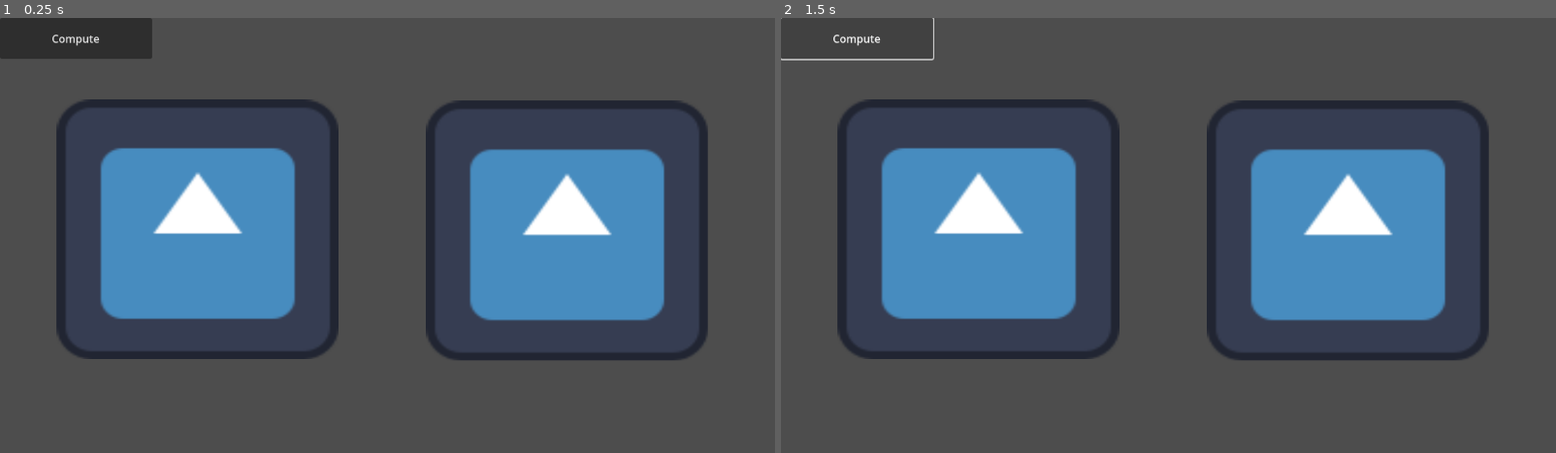
Above: before the commit, frames 1-2 (left to right).
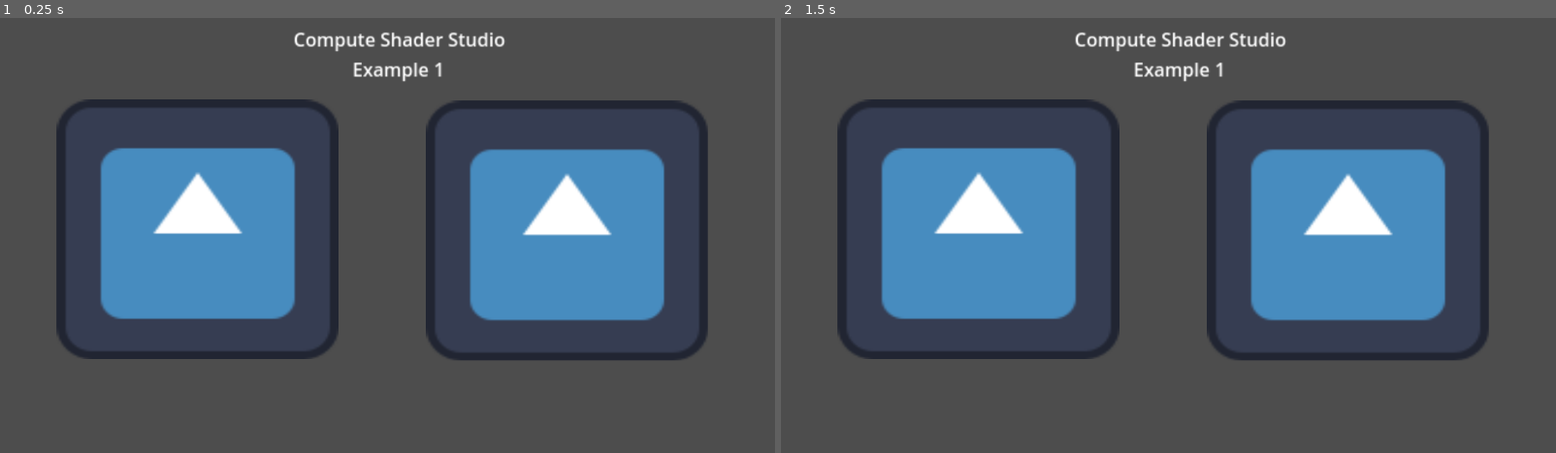
Above: after the commit, the same moments.

Repository: pascal-ballet/ComputeShaderStudio
Game: Godot game, scene res://example_1.tscn
Same seed, same stepped clock (60 frames per second), same inputs: the game is played once before the commit and once after it. Before the commit the project starts from res://comp_shad_studio_ex1.tscn. The engine's default icon, where the game draws it, is replaced by a stand-in: a white triangle on a blue panel in a dark square.
Inputs (mouse positions are in pixels of both pictures, inside the frame that each line leads up to):
- Up to frame 1 (0.25 s): no input
- Up to frame 2 (1.5 s): click (858, 39) at 0.5 s, where only the run before the commit has a clickable "Compute"; click (858, 39) at 1.25 s, where only the run before the commit has a clickable "Compute"

The runs differ from the first frame. In frame 1, 2.5% of the frame differs, in the area x 0-66%, y 0-15%; in frame 2, 0.9%.
Error before the commit: Cannot call method 'storage_buffer_create' on a null value. (res://ComputeShaderStudio.gd:251)

Commit message:
Example 1, 2 ok. Example 3 (Game Of Life) in progress

Diff:
--- a/comp_shad_studio_ex1.tscn
+++ /dev/null
@@ -1,31 +0,0 @@
-[gd_scene load_steps=3 format=3 uid="uid://ddr6qtwy1pesd"]
-
-[ext_resource type="Script" path="res://ComputeShaderStudio.gd" id="1_1q03e"]
-[ext_resource type="Texture2D" uid="uid://demftcowdd5c6" path="res://icon.svg" id="2_unia6"]
-
-[node name="CompShadStudioEx1" type="Node2D"]
-
-[node name="ComputeShaderStudio2D" type="Node" parent="." node_paths=PackedStringArray("data")]
-script = ExtResource("1_1q03e")
-data = [NodePath("../Matrix1"), NodePath("../Matrix2")]
-
-[node name="Matrix1" type="Sprite2D" parent="."]
-position = Vector2(294, 315)
-scale = Vector2(3.27344, 3.02344)
-texture = ExtResource("2_unia6")
-
-[node name="Matrix2" type="Sprite2D" parent="."]
-position = Vector2(843, 317)
-scale = Vector2(3.27344, 3.02344)
-texture = ExtResource("2_unia6")
-
-[node name="Button" type="Button" parent="."]
-offset_right = 226.0
-offset_bottom = 61.0
-text = "Compute"
-
-[node name="Label" type="Label" parent="."]
-offset_right = 40.0
-offset_bottom = 23.0
-
-[connection signal="pressed" from="Button" to="ComputeShaderStudio2D" method="_on_button_pressed"]
--- a/ComputeShaderStudio.gd
+++ b/compute_shader_studio_2d.gd
@@ -14,8 +14,35 @@
 #   uint step    : time step of the execution. Incresed by 1 after nb_passes
 #  uint nb_passes: the number of passes your code needs to work
 #  uint current_pass: which pass is currently executed (one pass per frame)
-var nb_passes		: int = 1
-var GLSL_main = """
+
+#region ComputeShaderStudio
+
+var GLSL_header = """
+#version 450
+
+// Invocations in the (x, y, z) dimension
+layout(local_size_x = 8, local_size_y = 8, local_size_z = 1) in;
+
+// Bindings to the buffers we create in our script
+layout(binding = 0) buffer Params {
+	int step;
+	int current_pass;
+};
+
+"""
+## Print the current step.
+@export var print_step:bool = false
+## Print the current pass.
+@export var print_passes:bool = false
+## Print in Output all the generated code.
+## Can be usefull for debugging.
+@export var print_generated_code:bool = false
+## Do not execute compute shader at launch.
+@export var pause:bool = false
+## Number of passes (synchronized code) needed.
+@export var nb_passes		: int = 1
+## Write your GLSL code here
+@export_multiline var GLSL_code : String = """
 // Write your code HERE
 void main() {
 	uint x = gl_GlobalInvocationID.x;
@@ -25,55 +52,6 @@
 	data_1[p] = 0xFF0000AA + int( 1.0 + 99999.9*sin(float(x+float(step+y))/1000.0));
 }
 """
-
-
-
-
-
-
-
-
-
-
-
-
-
-
-
-
-
-
-
-
-
-
-
-
-
-#region ComputeShaderStudio
-
-var GLSL_header = """
-#version 450
-
-// Invocations in the (x, y, z) dimension
-layout(local_size_x = 8, local_size_y = 8, local_size_z = 1) in;
-
-// Bindings to the buffers we create in our script
-layout(binding = 0) buffer Params {
-	int step;
-	int current_pass;
-};
-
-"""
-## Print the current step.
-@export var print_step:bool = false
-## Print the current pass.
-@export var print_passes:bool = false
-## Print in Output all the generated code.
-## Can be usefull for debugging.
-@export var print_generated_code:bool = false
-## Do not launch compute shader at launch.
-@export var pause:bool = false
 ## Drag and drop your Sprite2D here.
 @export var data:Array[Sprite2D]
 
@@ -123,13 +101,13 @@
 };
 
 """
-	var GLSL_code : String = GLSL_header + GLSL_main
+	var GLSL_all : String = GLSL_header + GLSL_code
 	if print_generated_code == true:
-		print(GLSL_code)
+		print(GLSL_all)
 
 	# Compile the shader by passing a string
 	var shader_src := RDShaderSource.new()
-	shader_src.set_stage_source(RenderingDevice.SHADER_STAGE_COMPUTE, GLSL_code)
+	shader_src.set_stage_source(RenderingDevice.SHADER_STAGE_COMPUTE, GLSL_all)
 	var shader_spirv := rd.shader_compile_spirv_from_source(shader_src)
 
 	var err:String=shader_spirv.compile_error_compute
@@ -259,8 +237,4 @@
 	uniform_set = rd.uniform_set_create(bindings, shader, 0)
 	# Note: when changing the uniform set, use the same bindings Array (do not create a new Array)
 
-func _on_button_pressed():
-	compute()
-	display_all_values()
-
 #endregion
--- /dev/null
+++ b/compute_shader_studio_2d.tscn
@@ -0,0 +1,7 @@
+[gd_scene load_steps=2 format=3 uid="uid://ddmt23as1xe6w"]
+
+[ext_resource type="Script" path="res://compute_shader_studio_2d.gd" id="1_cqcl2"]
+
+[node name="ComputeShaderStudio2D" type="Node" node_paths=PackedStringArray("data")]
+script = ExtResource("1_cqcl2")
+data = [null, null]
--- /dev/null
+++ b/example_1.tscn
@@ -0,0 +1,30 @@
+[gd_scene load_steps=3 format=3 uid="uid://ddr6qtwy1pesd"]
+
+[ext_resource type="PackedScene" uid="uid://ddmt23as1xe6w" path="res://compute_shader_studio_2d.tscn" id="1_ue8ka"]
+[ext_resource type="Texture2D" uid="uid://demftcowdd5c6" path="res://icon.svg" id="2_m0ywc"]
+
+[node name="CompShadStudioEx1" type="Node2D"]
+
+[node name="ComputeShaderStudio2D" parent="." node_paths=PackedStringArray("data") instance=ExtResource("1_ue8ka")]
+data = [NodePath("../Matrix1"), NodePath("../Matrix2")]
+
+[node name="Matrix1" type="Sprite2D" parent="."]
+position = Vector2(294, 315)
+scale = Vector2(3.27344, 3.02344)
+texture = ExtResource("2_m0ywc")
+
+[node name="Matrix2" type="Sprite2D" parent="."]
+position = Vector2(843, 317)
+scale = Vector2(3.27344, 3.02344)
+texture = ExtResource("2_m0ywc")
+
+[node name="Label" type="Label" parent="."]
+offset_left = 395.0
+offset_top = 3.0
+offset_right = 626.0
+offset_bottom = 62.0
+scale = Vector2(1.72, 1.72)
+text = "Compute Shader Studio
+Example 1"
+horizontal_alignment = 1
+vertical_alignment = 1
--- /dev/null
+++ b/example_2.tscn
@@ -0,0 +1,56 @@
+[gd_scene load_steps=3 format=3 uid="uid://cotswmubn7uvm"]
+
+[ext_resource type="PackedScene" uid="uid://ddmt23as1xe6w" path="res://compute_shader_studio_2d.tscn" id="1_kgtyl"]
+[ext_resource type="Texture2D" uid="uid://demftcowdd5c6" path="res://icon.svg" id="2_dhtca"]
+
+[node name="Example2" type="Node2D"]
+
+[node name="ComputeShaderStudio2D" parent="." node_paths=PackedStringArray("data") instance=ExtResource("1_kgtyl")]
+GLSL_code = "// Write your GLSL code HERE
+void main() {
+    uint x = gl_GlobalInvocationID.x;
+    uint y = gl_GlobalInvocationID.y;
+    uint p = x + y * WSX;
+    int opacity = 0xFF000000 ;
+    int blue = 0x550000;
+    int green = 0x3300;
+    int red = int(y*2) ;
+    data_0[p] = opacity+blue+green+red;
+}
+"
+data = [NodePath("../Sprite2D")]
+
+[node name="Sprite2D" type="Sprite2D" parent="."]
+position = Vector2(847, 361)
+scale = Vector2(4.42, 4.42)
+texture = ExtResource("2_dhtca")
+
+[node name="Label" type="Label" parent="."]
+offset_left = 371.0
+offset_top = 3.0
+offset_right = 647.0
+offset_bottom = 43.0
+scale = Vector2(1.72, 1.72)
+text = "Compute Shader Studio - Example 2"
+horizontal_alignment = 1
+vertical_alignment = 1
+
+[node name="Label2" type="Label" parent="."]
+offset_left = 29.0
+offset_top = 113.0
+offset_right = 336.0
+offset_bottom = 420.0
+scale = Vector2(1.72, 1.72)
+text = "// Write your GLSL code HERE
+void main() {
+    uint x = gl_GlobalInvocationID.x;
+    uint y = gl_GlobalInvocationID.y;
+    uint p = x + y * WSX;
+    int opacity = 0xFF000000 ;
+    int blue = 0x550000;
+    int green = 0x3300;
+    int red = int(y*2) ;
+    data_0[p] = opacity+blue+green+red;
+}
+"
+vertical_alignment = 1
--- /dev/null
+++ b/example_3.tscn
@@ -0,0 +1,72 @@
+[gd_scene load_steps=3 format=3 uid="uid://cmucgsppcoo5e"]
+
+[ext_resource type="PackedScene" uid="uid://ddmt23as1xe6w" path="res://compute_shader_studio_2d.tscn" id="1_hxmyd"]
+[ext_resource type="Texture2D" uid="uid://demftcowdd5c6" path="res://icon.svg" id="2_4iker"]
+
+[node name="CompShadStudioEx3" type="Node2D"]
+
+[node name="Label" type="Label" parent="."]
+offset_left = 395.0
+offset_top = 3.0
+offset_right = 626.0
+offset_bottom = 62.0
+scale = Vector2(1.72, 1.72)
+text = "Compute Shader Studio
+Example 3: Game Of Life"
+horizontal_alignment = 1
+vertical_alignment = 1
+
+[node name="ComputeShaderStudio2D" parent="." node_paths=PackedStringArray("data") instance=ExtResource("1_hxmyd")]
+GLSL_code = "
+// Write your code HERE
+#define ALIVE 0xFFFFFFFF
+#define DEAD 0x00000000
+
+void main() {
+	uint x = gl_GlobalInvocationID.x;
+	uint y = gl_GlobalInvocationID.y;
+	uint p = x + y * WSX;
+	if ( step == 0 ) { // initialisation ************************
+		data_1[p] = 0 ;
+		if (data_0[p] < 0 ||  x==0 || y==0 || x==WSX-1 || y==WSY-1)
+			data_0[p] = DEAD ;
+		else
+			data_0[p] = ALIVE ;
+	} else { // in process *********************************
+
+	}
+}
+
+void compute_next_step(uint x, uint y, uint p) {
+		if ( x > 0 && y > 0 && x < WSX-1 && y < WSY - 1) { // in sandbox
+			uint n = 0 ; // Number of living neighbors
+			for (uint i = x-1; i <= x+1; i++) {
+				for (uint j = y-1; j <= y+1; j++) {
+					uint k = i + j * WSX;
+					if (k != p && data_0[p] == ALIVE )
+						n++;
+				}
+			}
+			if (data_0[p] == DEAD) {
+				if ( n == 2)
+					data_1[p] = ALIVE; // Birth
+				else
+					data_1[p] = DEAD; // Remains dead
+			} else { // ALIVE
+				data_1[p] = ALIVE;
+				if (n <=1 || n >= 3)
+					data_1[p] = DEAD;
+			}
+		}
+}"
+data = [NodePath("../Matrix1"), NodePath("../Matrix2")]
+
+[node name="Matrix1" type="Sprite2D" parent="."]
+position = Vector2(294, 315)
+scale = Vector2(3.27344, 3.02344)
+texture = ExtResource("2_4iker")
+
+[node name="Matrix2" type="Sprite2D" parent="."]
+position = Vector2(843, 317)
+scale = Vector2(3.27344, 3.02344)
+texture = ExtResource("2_4iker")
--- a/project.godot
+++ b/project.godot
@@ -11,6 +11,6 @@
 [application]
 
 config/name="compute_shader_studio"
-run/main_scene="res://comp_shad_studio_ex1.tscn"
+run/main_scene="res://example_1.tscn"
 config/features=PackedStringArray("4.2", "Forward Plus")
 config/icon="res://icon.png"
